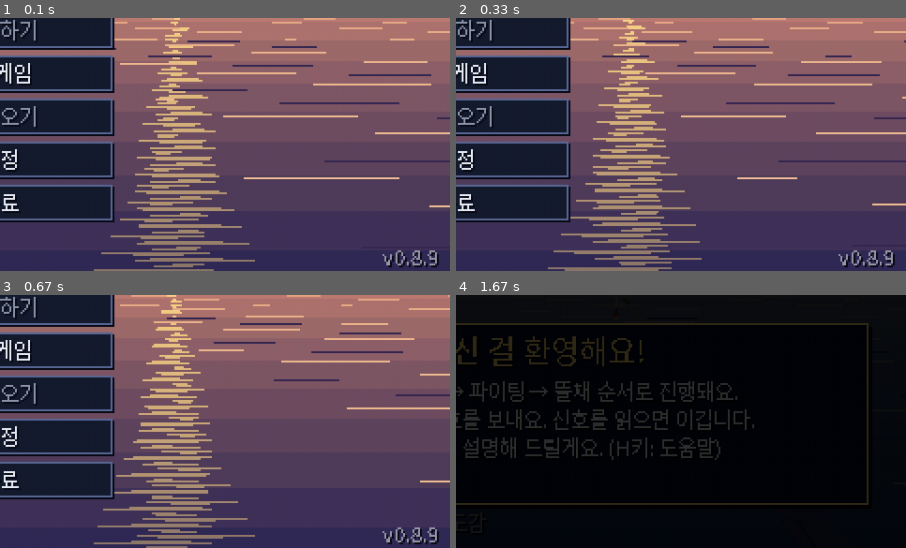
Above: before the commit, frames 1-4 (two rows, left to right).
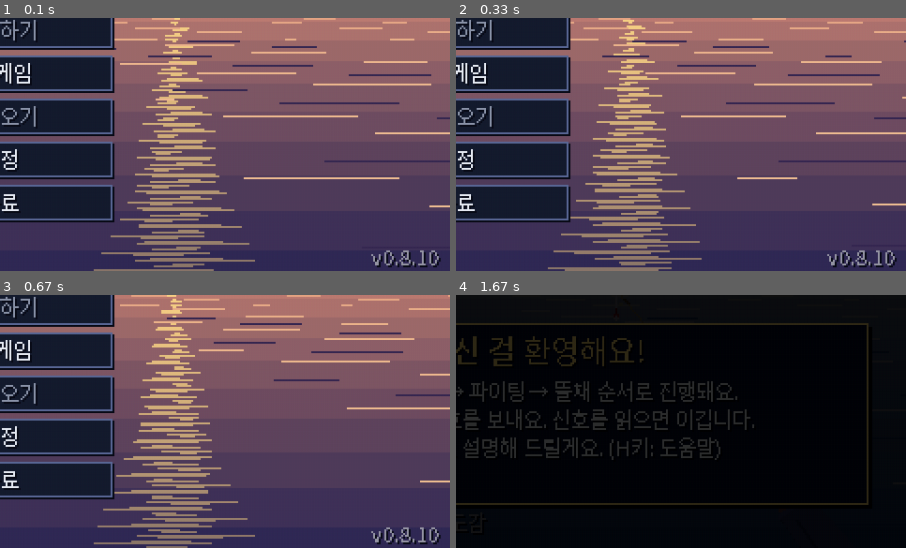
Above: after the commit, the same moments.

Repository: sinsiu60/fishingplanet
Game: pygame game, started from main.py
Same seed, same stepped clock (60 frames per second), same inputs: the game is played once before the commit and once after it.
Inputs (mouse positions are % of the whole screen's width and height, from its top left):
- Up to frame 1 (0.1 s): no input
- Up to frame 2 (0.33 s): no input
- Up to frame 3 (0.67 s): hold Up from 0.33 s (still down); move the mouse to (46, 54) at 0.37 s
- Up to frame 4 (1.67 s): release Up at 0.8 s; tap Space at 0.83 s; press the mouse at (62, 59) at 1.2 s; move the mouse to (43, 36) at 1.3 s; release the mouse at (24, 13) at 1.43 s; press the mouse at (62, 59) at 1.53 s; move the mouse to (38, 53) at 1.63 s
The pictures show only the part of the screen within x 50-100%, y 50-100%; the shares and areas given below are measured in that part.

The runs differ from the first frame. In frame 1, 0.6% of the frame differs, in the area x 82-98%, y 91-99%; in frame 2, 0.6%; in frame 3, 0.6%; in frame 4, nothing differs.

Commit message:
v0.8.10: 폰 파이팅 렉 — GC 얼림·수집 빈도 낮춤, 반투명 층 재사용, 성능 표시에 GC 시간
Co-Authored-By: Claude Opus 5.5 <noreply@anthropic.com>
Claude-Session: https://claude.ai/code/session_01XkZZxEWm7K26sk4a4EAFMF

Diff:
--- a/dist_readme.txt
+++ b/dist_readme.txt
@@ -1,4 +1,4 @@
-낚시 게임 v0.8.9
+낚시 게임 v0.8.10
 ================
 
 실행: FishingGame.exe 를 더블클릭하세요. (Python 설치 필요 없음)
--- a/src/core/game.py
+++ b/src/core/game.py
@@ -79,6 +79,9 @@
             from src.scene.menu import TitleScene
             start_scene = TitleScene
         self.scenes.push(start_scene(self))
+        from src.core import gcwatch
+        gcwatch.install()
+        gcwatch.settle(collect=True)  # 시작 때 만든 객체는 GC 가 다시 훑지 않게 (v0.8.10)
         bootlog.mark("첫 장면")
 
     def _perf_profile_draw(self) -> None:
@@ -103,7 +106,8 @@
             import pstats
             stats = pstats.Stats(st["prof"]).stats
             rows = sorted(stats.items(), key=lambda kv: -kv[1][2])[:8]
-            st["lines"] = [f"{v[2] / st['n'] * 1000:6.2f}ms {v[1] // st['n']:5d}회 "
+            tot = sum(v[2] for v in stats.values()) / st["n"] * 1000
+            st["lines"] = [f"프로파일 합계 {tot:6.2f}ms/프레임 (그리기 시간과 차이 = 파이썬 함수 밖)"] + [f"{v[2] / st['n'] * 1000:6.2f}ms {v[1] // st['n']:5d}회 "
                            f"{k[0].replace(chr(92), '/').split('/')[-1]}:{k[1]} {k[2]}" for k, v in rows]
             st["prof"], st["next"] = None, now + 10.0
 
@@ -130,14 +134,24 @@
         self._perf_tick = getattr(self, "_perf_tick", 0) + 1
         if self._perf_tick % 60 == 1:
             self._perf_objs = len(gc.get_objects())  # 파이썬 객체 수 (1초에 한 번) — 계속 늘면 무언가 쌓이는 중
-        extra = [f"메모리 {self._rss_mb():5.0f}MB  객체 {getattr(self, '_perf_objs', 0)}  GC {gc.get_count()}"]
+        from src.core import gcwatch
+        now = time.perf_counter()
+        g = getattr(self, "_gc_win", None)
+        if g is None or now - g[0] >= 1.0:  # 1초 창: GC 에 쓴 시간·횟수·가장 긴 한 번
+            if g is not None:
+                span = now - g[0]
+                self._gc_line = (f"GC {(gcwatch.total - g[1]) / span * 1000:5.1f}ms/초 {(gcwatch.count - g[2]) / span:4.1f}회/초 "
+                                 f"최장 {gcwatch.take_longest() * 1000:4.1f}ms")
+            self._gc_win = (now, gcwatch.total, gcwatch.count)
+        extra = [f"메모리 {self._rss_mb():5.0f}MB  객체 {getattr(self, '_perf_objs', 0)}  얼림 {gc.get_freeze_count()}  "
+                 f"{getattr(self, '_gc_line', 'GC -')}"]
         lines = [line] + extra + list(getattr(self, "_prof_state", {}).get("lines", []))
         from src.core.fonts import get_font
         font = get_font(11)
         for i, ln in enumerate(lines):
             w = font.size(ln)[0] + 6
             c.fill((0, 0, 0), (0, i * 12, min(c.get_width(), w), 12))
-            text(c, ln, (3, 6 + i * 12), (140, 255, 160) if i < 2 else (255, 220, 120), 11, "midleft")
+            text(c, ln, (3, 6 + i * 12), (140, 255, 160) if i < len(extra) + 1 else (255, 220, 120), 11, "midleft")
 
     def _loading_frame(self) -> None:
         """모바일 첫 실행은 효과음을 만드느라 몇 초 걸려서 안내 화면을 먼저 보여 준다."""
--- /dev/null
+++ b/src/core/gcwatch.py
@@ -0,0 +1,50 @@
+"""파이썬 GC(쓰레기 수집) 시간 재기·부담 줄이기 (폰 파이팅 렉, v0.8.10).
+
+- install(): gc.callbacks 로 수집 한 번 한 번의 시간을 잰다 → 성능 표시에 '초당 GC 시간·횟수·최장'.
+- settle(): 지금 살아 있는 객체(시작 때 만든 장면·폰트·소리 표 등)를 얼려(gc.freeze) GC 가 다시 훑지 않게 한다.
+  젊은 객체 수집 기준도 올려 수집을 덜 자주 하게 한다.
+"""
+import gc
+import time
+
+_t = 0.0
+total = 0.0       # 누적 GC 시간 (초)
+count = 0         # 누적 수집 횟수
+longest = 0.0     # 마지막으로 읽은 뒤 가장 길었던 한 번 (초)
+_installed = False
+
+
+def _cb(phase: str, info: dict) -> None:
+    global _t, total, count, longest
+    if phase == "start":
+        _t = time.perf_counter()
+    else:
+        d = time.perf_counter() - _t
+        total += d
+        count += 1
+        longest = max(longest, d)
+
+
+def install() -> None:
+    global _installed
+    if _installed:
+        return
+    _installed = True
+    gc.callbacks.append(_cb)
+    t0, *rest = gc.get_threshold()
+    gc.set_threshold(max(t0, 10000), *rest)
+
+
+def settle(collect: bool = False) -> None:
+    """collect=True 면 먼저 한 번 다 치우고(수십 ms) 얼린다. 장면 전환처럼 잠깐 멈춰도 되는 때만."""
+    global longest
+    if collect:
+        gc.collect()
+        longest = 0.0  # 일부러 한 수집은 '최장'에 넣지 않는다
+    gc.freeze()
+
+
+def take_longest() -> float:
+    global longest
+    v, longest = longest, 0.0
+    return v
--- a/src/platform/touch_ui.py
+++ b/src/platform/touch_ui.py
@@ -123,7 +123,8 @@
          pitch: float = 0.0) -> None:
     """버튼을 반투명으로 그린다. pressed = 지금 눌린 버튼 id."""
     a = cfg()["button_alpha"][settings.get("touch_alpha")]
-    layer = pygame.Surface(canvas.get_size(), pygame.SRCALPHA)
+    from src.ui.layers import layer as _layer
+    layer = _layer(canvas, "touch_ui")
     for c in controls:
         on = c.id in pressed
         ca = a // 2 if c.id == "item" and not on else a  # 소모품(우선순위 5)은 더 옅게 (31장 C6)
--- a/src/scene/fishing_scene.py
+++ b/src/scene/fishing_scene.py
@@ -598,6 +598,8 @@
 
     # ───────────────────────── 파이팅 시작·끝 ─────────────────────────
     def _start_fight(self) -> None:
+        from src.core import gcwatch
+        gcwatch.settle()  # 낚시터 장면 객체를 얼려 파이팅 중 GC 부담을 줄인다 (v0.8.10)
         c = self.cast
         fish = self.bite.fish
         size = roll_size(fish, self.bite.cast_distance)
--- /dev/null
+++ b/src/ui/layers.py
@@ -0,0 +1,25 @@
+"""화면 크기 반투명 레이어 재사용 (v0.8.10).
+
+매 프레임 pygame.Surface(화면 크기, SRCALPHA)를 새로 만들면 폰에서 메모리·GC 부담이 크다 →
+쓰는 곳마다 이름(key)을 붙여 한 장씩 만들어 두고, 꺼낼 때 투명으로 지워서 돌려준다.
+꺼낸 레이어는 그 자리에서 그리고 바로 canvas 에 붙인다 (다른 곳과 같은 key 를 동시에 쓰지 않기).
+"""
+import pygame
+
+_layers: dict = {}
+
+
+def layer(canvas, key: str) -> pygame.Surface:
+    size = canvas.get_size()
+    surf = _layers.get(key)
+    if surf is None or surf.get_size() != size:
+        surf = _layers[key] = pygame.Surface(size, pygame.SRCALPHA)
+    surf.fill((0, 0, 0, 0))
+    return surf
+
+
+def solid(canvas, key: str, color) -> pygame.Surface:
+    """단색 반투명 (화면 어둡게 등)."""
+    surf = layer(canvas, key)
+    surf.fill(color)
+    return surf
--- a/src/ui/pattern_vfx.py
+++ b/src/ui/pattern_vfx.py
@@ -181,7 +181,8 @@
     def draw(self, canvas) -> None:
         if not (self.parts or self.rings or self.stars):
             return
-        layer = pygame.Surface(canvas.get_size(), pygame.SRCALPHA)
+        from src.ui.layers import layer as _layer
+        layer = _layer(canvas, "pattern_vfx")
         for r in self.rings:
             if r["t"] < 0:
                 continue
--- a/src/ui/rush_cue.py
+++ b/src/ui/rush_cue.py
@@ -12,6 +12,7 @@
 import pygame
 
 from src.core.config import load_json
+from src.ui.layers import layer as _layer
 from src.core.mathutil import clamp, lerp_color
 
 PULSE = (255, 236, 160)
@@ -78,7 +79,7 @@
         return
     x, y = pos
     base = 30 * max(0.6, min(1.6, scale))
-    layer = pygame.Surface(canvas.get_size(), pygame.SRCALPHA)
+    layer = _layer(canvas, "rush_ripples")
     for i in range(n):
         k = 1 - ((t / per + i / n) % 1.0)          # 1 → 0: 바깥에서 안으로
         rx, ry = base * (0.3 + 0.9 * k), base * (0.3 + 0.9 * k) * 0.32
@@ -101,7 +102,7 @@
     bright = cfg()["frenzy_brightness"] if ph.get("frenzy") else 1.0
     u = 1 - ph["pk"]                                 # 1 = 물고기 끝, 0 = 손
     n = len(pts) - 1
-    layer = pygame.Surface(canvas.get_size(), pygame.SRCALPHA)
+    layer = _layer(canvas, "rush_pulse")
     for tail in range(6, -1, -1):                    # 꼬리 잔상 (물고기 쪽)
         uu = min(1.0, u + tail * 0.025)
         f = uu * n
@@ -149,7 +150,7 @@
     d = 1 if heading_side >= 0 else -1
     ln = 26 * max(0.6, min(1.6, scale)) * (0.5 + k)
     a = int(220 * (1 - k * 0.6))
-    layer = pygame.Surface(canvas.get_size(), pygame.SRCALPHA)
+    layer = _layer(canvas, "rush_wake")
     for s in (-1, 1):
         for w in range(3):
             off = w * 4
@@ -187,7 +188,7 @@
     x = pts[i][0] + (pts[i + 1][0] - pts[i][0]) * (f - i)
     y = pts[i][1] + (pts[i + 1][1] - pts[i][1]) * (f - i)
     col = lph["col"]
-    layer = pygame.Surface(canvas.get_size(), pygame.SRCALPHA)
+    layer = _layer(canvas, "rush_flash")
     pygame.draw.circle(layer, (*col, 70), (int(x), int(y)), 6)
     pygame.draw.circle(layer, (*col, 230), (int(x), int(y)), 2)
     for k in (1, 2):  # 짧은 꼬리
--- a/src/ui/widgets.py
+++ b/src/ui/widgets.py
@@ -29,9 +29,8 @@
 
 
 def dim(canvas, alpha: int = 150) -> None:
-    s = pygame.Surface(canvas.get_size(), pygame.SRCALPHA)
-    s.fill((6, 8, 20, alpha))
-    canvas.blit(s, (0, 0))
+    from src.ui.layers import solid
+    canvas.blit(solid(canvas, "dim", (6, 8, 20, alpha)), (0, 0))
 
 
 class Button:
--- a/src/version.py
+++ b/src/version.py
@@ -1,2 +1,2 @@
 """게임 버전 (릴리즈 태그 v<VERSION>, buildozer.spec version 과 같게)."""
-VERSION = "0.8.9"
+VERSION = "0.8.10"
Not shown, changed: RELEASE_NOTES.md
Not shown, changed: buildozer.spec
